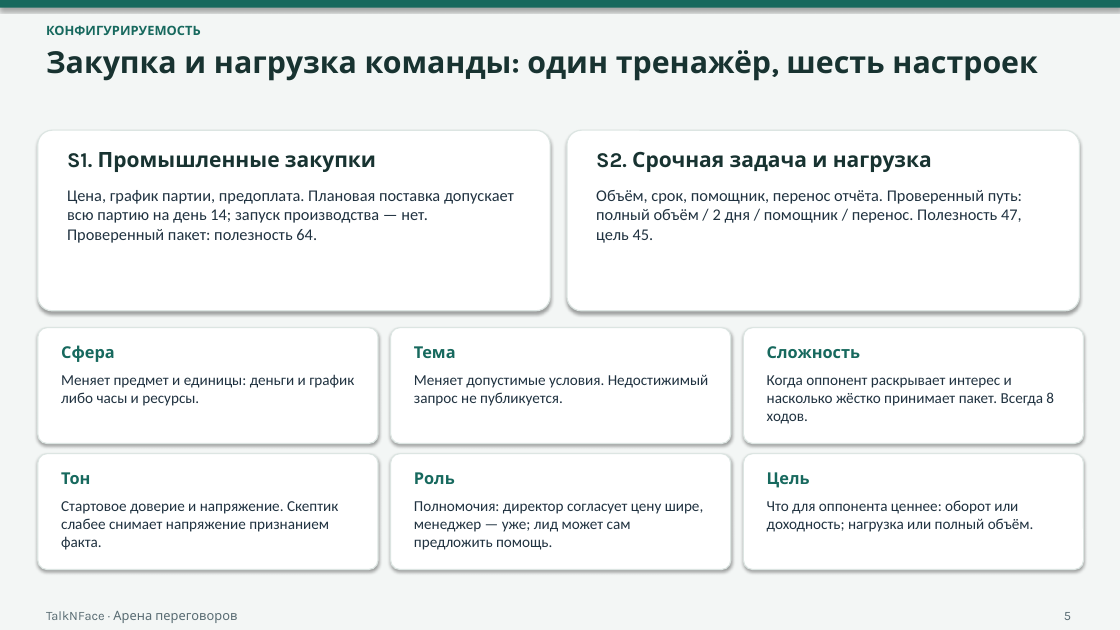
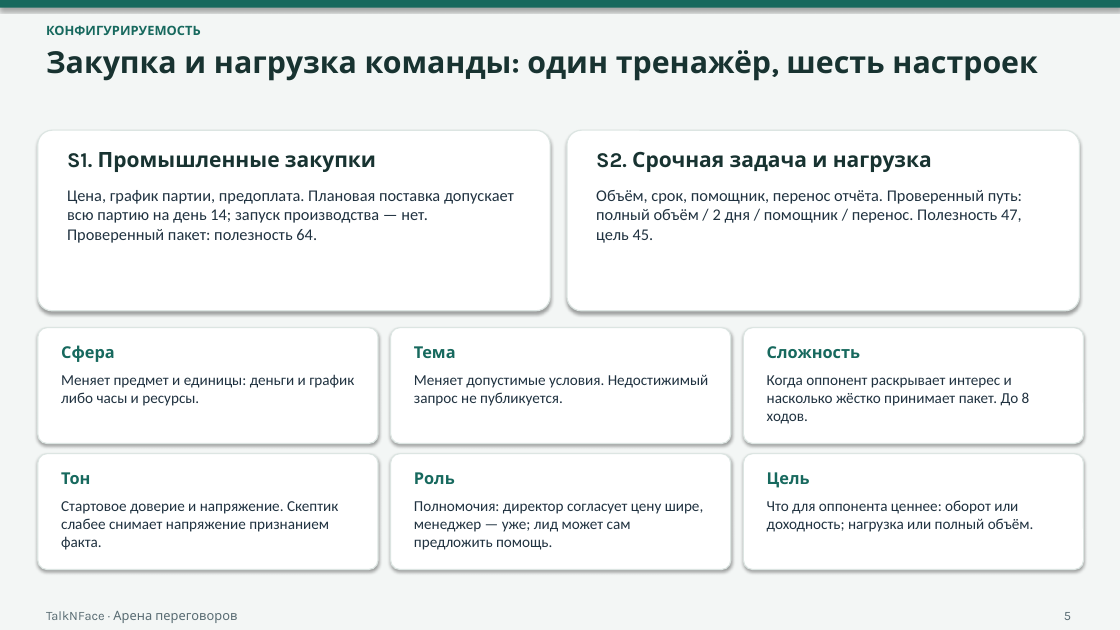
Before and after one commit to AiratBastanov/TalkNFace, a slide deck: slide 5 of docs/submission/TALKNFACE_PRODUCT_PITCH_RU.pptx. Drawn at 1120x630 pixels with LibreOffice and Linux fonts; fonts in the diff are those of the drawing. Boxes give left, top, right and bottom in pixels: in the first picture for what was removed or moved away, otherwise in the second. Text is boxed around its words. In the diff, an @@ line names an element or a change of style, - is before the commit and + after.

```diff
--- a/docs/submission/TALKNFACE_PRODUCT_PITCH_RU.pptx
+++ b/docs/submission/TALKNFACE_PRODUCT_PITCH_RU.pptx
@@ text at box(767, 375, 1030, 424): text changed @@
-Когда оппонент раскрывает интерес и насколько жёстко принимает пакет. Всегда 8 ходов.
+Когда оппонент раскрывает интерес и насколько жёстко принимает пакет. До 8 ходов.
```
Also in this commit, not shown: 8 other slides changed, 9 other files.
